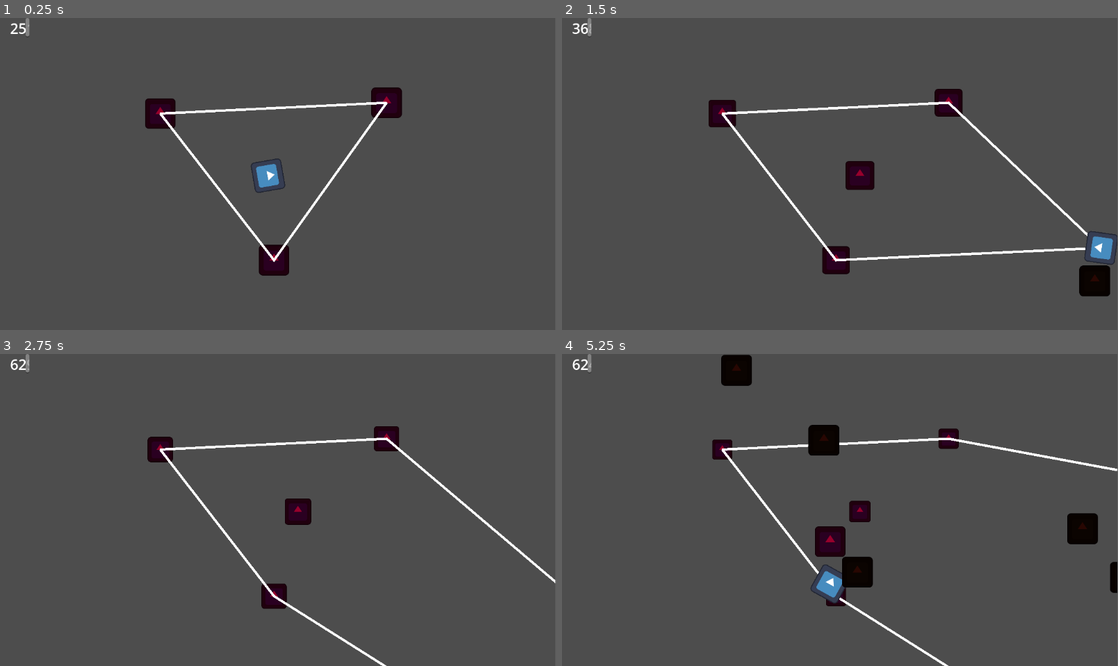
Above: before the commit, frames 1-4 (two rows, left to right).
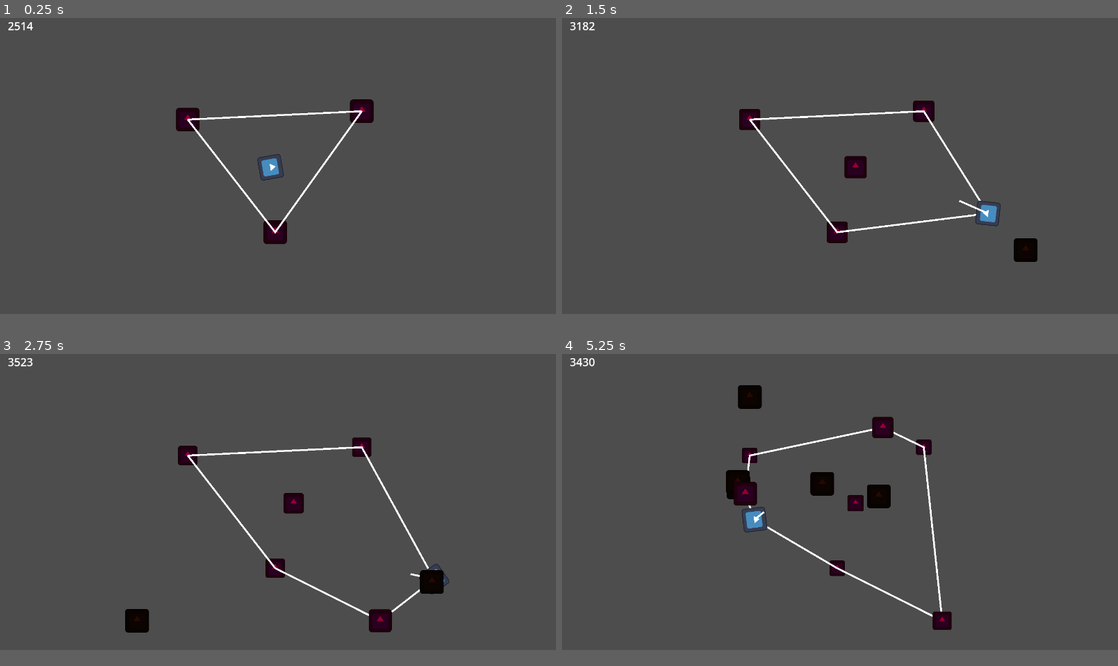
Above: after the commit, the same moments.

Repository: get-shwifty/ld54bis
Game: Godot game, scene res://logic/level/node_2d.tscn
The game is run twice, just before and just after one commit, with the same random seed, the same clock (stepped at 60 frames per second) and the same inputs. The engine's default icon, where the game draws it, is replaced by a stand-in: a white triangle on a blue panel in a dark square.
Inputs (mouse positions are in pixels of both pictures, inside the frame that each line leads up to):
- Up to frame 1 (0.25 s): no input
- Up to frame 2 (1.5 s): move the mouse to (584, 27) at 0.52 s; hold D (game_right) 0.53-1.28 s; right-click (584, 27) at 0.6 s; move the mouse to (728, 189) at 1.27 s; hold S (game_down) from 1.28 s (still down); tap Space (game_kick) at 1.35 s
- Up to frame 3 (2.75 s): move the mouse to (333, 441) at 2.02 s; release S (game_down) at 2.03 s; hold D (game_right) from 2.03 s (still down); right-click (333, 441) at 2.1 s
- Up to frame 4 (5.25 s): move the mouse to (812, 572) at 2.77 s; release D (game_right) at 2.78 s; hold W (game_up) 2.78-3.53 s; tap Space (game_kick) at 2.85, 4.35 s; move the mouse to (1006, 556) at 3.52 s; hold A (game_left) 3.53-5.03 s; right-click (1006, 556) at 3.6 s; move the mouse to (673, 463) at 4.27 s; move the mouse to (867, 510) at 5.02 s; hold S (game_down) from 5.03 s (still down); right-click (867, 510) at 5.1 s
In our replay, the window is 799x449 before the commit and 800x426 after it. These sizes can differ from the game's own. Grey fills any space a smaller window leaves; there, only what the larger window draws over its background counts as a difference.

The runs differ from the first frame. In frame 1, 4.2% of the frame differs, in the area x 1-73%, y 0-83%; in frame 2, 5.8%; in frame 3, 4.9%; in frame 4, 7.9%, in the area x 1-100%, y 0-100%.

Commit message:
elastic tension on player

Diff:
--- a/logic/game/Character.gd
+++ b/logic/game/Character.gd
@@ -11,6 +11,8 @@
 @export var drop_post_offset: float = 1;
 
 var elastic_vector = Vector2.ZERO
+var elastic_start_tension = 3000
+var elastic_max_tension = 5000
 
 func _ready():
 	GameManager.player = self;
@@ -26,6 +28,10 @@
 	if Input.is_action_just_pressed("game_drop_post"):
 		GameManager.try_drop_post(position + last_orientation * drop_post_offset)
 
+	if elastic_vector != Vector2.ZERO:
+		$Line2D.set_point_position(1, elastic_vector*100)
+		$Line2D.rotation = -rotation
+
 
 
 
@@ -39,6 +45,11 @@
 
 func process_movement(delta):
 	velocity = get_move_intention() * move_max_speed * move_base_coef
+
+	if elastic_vector != Vector2.ZERO && GameManager.elastic.size > elastic_start_tension:
+		var coef = (GameManager.elastic.size - elastic_start_tension) / 1000
+		var resistance = 2000 * coef
+		velocity += elastic_vector * resistance
 	move_and_slide()
 
 func get_move_intention() -> Vector2:
--- a/logic/game/character.tscn
+++ b/logic/game/character.tscn
@@ -31,3 +31,6 @@
 [node name="CollisionShape2D" type="CollisionShape2D" parent="KickArea"]
 position = Vector2(0, -90.4869)
 shape = SubResource("RectangleShape2D_5fqmh")
+
+[node name="Line2D" type="Line2D" parent="."]
+points = PackedVector2Array(0, 0, 0, 0)
--- a/logic/game/enemy.tscn
+++ b/logic/game/enemy.tscn
@@ -21,5 +21,6 @@
 shape = SubResource("CircleShape2D_5wxan")
 
 [node name="Line2D" type="Line2D" parent="."]
+visible = false
 points = PackedVector2Array(0, 0, 0, 0)
 default_color = Color(1, 0.356863, 0.568627, 1)
--- a/logic/level/node_2d.tscn
+++ b/logic/level/node_2d.tscn
@@ -7,7 +7,7 @@
 [ext_resource type="Script" path="res://ui/ElasticSize.gd" id="6_aqe0t"]
 [ext_resource type="PackedScene" uid="uid://bsnw1876o6rqh" path="res://logic/game/enemy_spawner.tscn" id="7_n1ntf"]
 
-[node name="Node2D" type="Node2D"]
+[node name="Node2D2" type="Node2D"]
 script = ExtResource("1_6yde8")
 
 [node name="Camera2D" type="Camera2D" parent="."]
@@ -49,6 +49,7 @@
 offset_right = 40.0
 offset_bottom = 40.0
 theme_override_font_sizes/normal_font_size = 30
+fit_content = true
 autowrap_mode = 0
 script = ExtResource("6_aqe0t")
 
--- a/project.godot
+++ b/project.godot
@@ -10,6 +10,7 @@
 
 [application]
 
+config/name="Elastic"
 run/main_scene="res://logic/level/node_2d.tscn"
 config/features=PackedStringArray("4.1", "GL Compatibility")
 config/icon="res://art/icon.svg"
@@ -18,12 +19,18 @@
 
 GameManager="*res://logic/manager/GameManager.gd"
 
+[display]
+
+window/size/viewport_width=1500
+window/size/viewport_height=800
+
 [input]
 
 game_up={
 "deadzone": 0.5,
 "events": [Object(InputEventKey,"resource_local_to_scene":false,"resource_name":"","device":-1,"window_id":0,"alt_pressed":false,"shift_pressed":false,"ctrl_pressed":false,"meta_pressed":false,"pressed":false,"keycode":0,"physical_keycode":87,"key_label":0,"unicode":122,"echo":false,"script":null)
 , Object(InputEventKey,"resource_local_to_scene":false,"resource_name":"","device":-1,"window_id":0,"alt_pressed":false,"shift_pressed":false,"ctrl_pressed":false,"meta_pressed":false,"pressed":false,"keycode":0,"physical_keycode":4194320,"key_label":0,"unicode":0,"echo":false,"script":null)
+, Object(InputEventJoypadMotion,"resource_local_to_scene":false,"resource_name":"","device":-1,"axis":1,"axis_value":-1.0,"script":null)
 ]
 }
 game_down={
--- a/ui/ElasticSize.gd
+++ b/ui/ElasticSize.gd
@@ -9,4 +9,4 @@
 # Called every frame. 'delta' is the elapsed time since the previous frame.
 func _process(delta):
 	if GameManager.elastic:
-		text = str(GameManager.elastic.size)
+		text = str(floor(GameManager.elastic.size))
